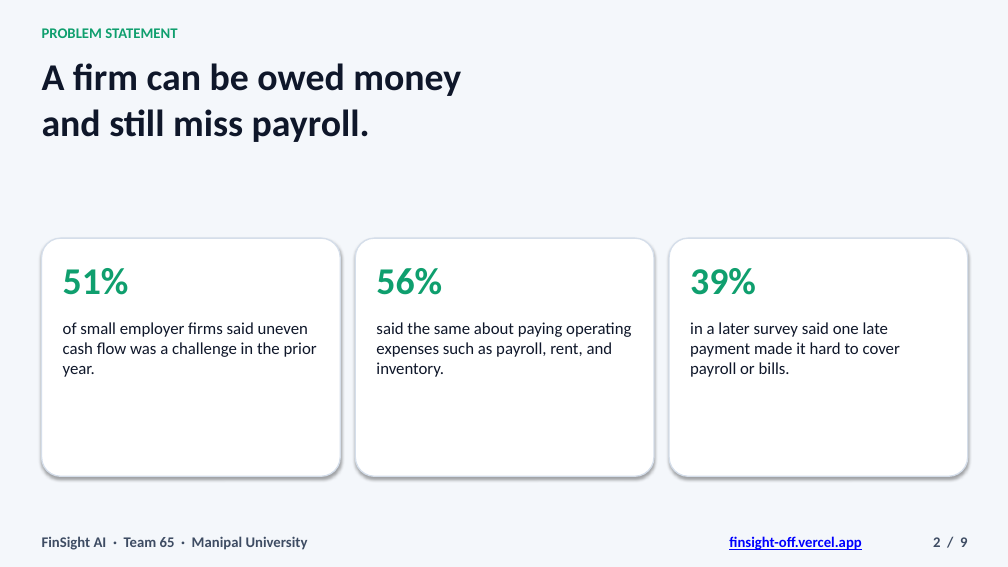
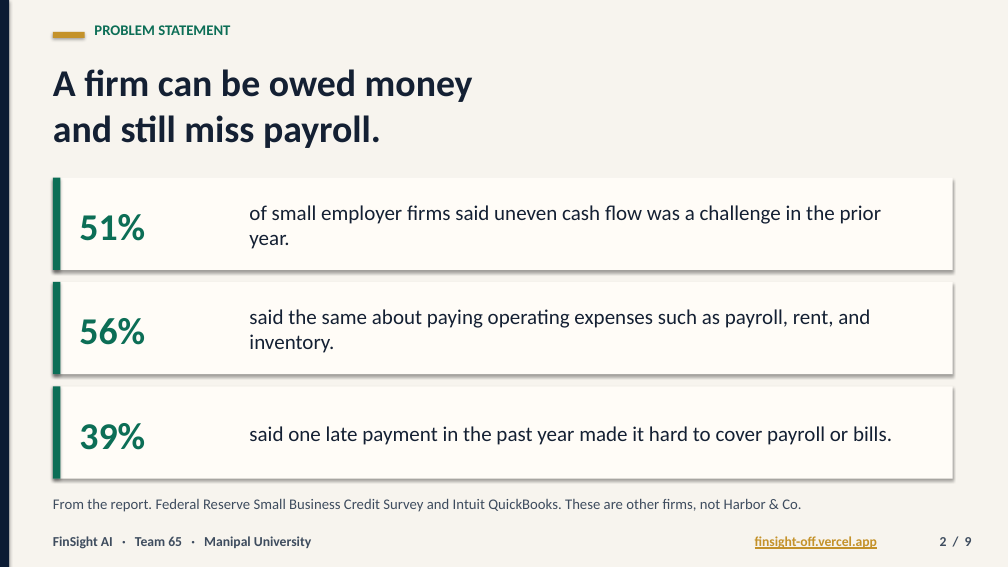
Before and after one commit to Nancy20052020/finsight_off, a slide deck: slide 2 of public/FinSight.pptx. Drawn at 1008x567 pixels with LibreOffice and Linux fonts; fonts in the diff are those of the drawing. Boxes give left, top, right and bottom in pixels: in the first picture for what was removed or moved away, otherwise in the second. Text is boxed around its words. In the diff, an @@ line names an element or a change of style, - is before the commit and + after.

Commit message:
Rebuild the pitch deck as a sharp nine-slide presentation.
Title and closing slides name Amisha Singh and Nancy Verma, Manipal University, Team 65. The middle slides follow the report: the problem, what FinSight does, and how the calendar forecast beats repeating last month. Slides are text only, so they stay sharp.

```diff
--- a/public/FinSight.pptx
+++ b/public/FinSight.pptx
@@ rectangle at bbox=[0, 0, 1008, 567]: fill #F4F7FB to #F7F4EE @@
@@ rectangle added at bbox=[0, 0, 9, 567], fill #0B1B33 @@
@@ text "PROBLEM STATEMENT": place and size @@
-text "PROBLEM STATEMENT" at bbox=[42, 28, 177, 38]
+text "PROBLEM STATEMENT" at bbox=[94, 25, 230, 35]
@@ text "PROBLEM STATEMENT" at bbox=[94, 25, 230, 35]: text colour #0F9F6E to #0C6E56 @@
@@ text "A firm can be owed ...": place and size @@
-text "A firm can be owed ..." at bbox=[42, 63, 461, 142]
+text "A firm can be owed ..." at bbox=[53, 69, 473, 148]
@@ text "A firm can be owed ..." at bbox=[53, 69, 473, 148]: text colour #0F172A to #142033 @@
@@ rectangle added at bbox=[53, 32, 85, 38], fill #C4922A @@
@@ rectangle added at bbox=[53, 178, 953, 270], fill #FFFCF7 @@
@@ rectangle added at bbox=[53, 178, 60, 270], fill #0C6E56 @@
@@ text "51%": place and size @@
-text "51%" at bbox=[63, 268, 129, 295]
+text "51%" at bbox=[79, 214, 145, 241]
@@ text "of small employer firms said ..." at bbox=[249, 205, 882, 249]: size 16 to 20 pt, text colour #0F172A to #142033; vertical alignment top to middle @@
@@ text "of small employer firms said ...": place and size @@
-text "of small employer firms said ..." at bbox=[63, 322, 317, 377]
+text "of small employer firms said ..." at bbox=[249, 205, 882, 249]
@@ rounded rectangle removed at bbox=[42, 238, 340, 476] @@
@@ rounded rectangle removed at bbox=[355, 238, 654, 476] @@
@@ rounded rectangle removed at bbox=[669, 238, 968, 476] @@
@@ rectangle added at bbox=[53, 282, 953, 374], fill #FFFCF7 @@
@@ rectangle added at bbox=[53, 282, 60, 374], fill #0C6E56 @@
@@ text "said the same about paying ...": place and size @@
-text "said the same about paying ..." at bbox=[376, 322, 631, 377]
+text "said the same about paying ..." at bbox=[249, 309, 870, 353]
@@ text "said the same about paying ..." at bbox=[249, 309, 870, 353]: size 16 to 20 pt, text colour #0F172A to #142033; vertical alignment top to middle @@
@@ text "56%": place and size @@
-text "56%" at bbox=[376, 268, 442, 295]
+text "56%" at bbox=[79, 318, 145, 345]
@@ rectangle added at bbox=[53, 386, 953, 479], fill #FFFCF7 @@
@@ rectangle added at bbox=[53, 386, 60, 479], fill #0C6E56 @@
@@ text colour #0F9F6E to #0C6E56; vertical alignment top to middle in 3 elements at bbox=[79, 214, 145, 241], bbox=[79, 318, 145, 345], bbox=[79, 423, 145, 450] @@
@@ text "39%": place and size @@
-text "39%" at bbox=[690, 268, 756, 295]
+text "39%" at bbox=[79, 423, 145, 450]
@@ text "said one late payment in ..." at bbox=[249, 426, 892, 445]: vertical alignment top to middle @@
@@ text at bbox=[249, 426, 892, 445]: text changed; size 16 to 20 pt; text colour #0F172A to #142033 @@
-in a later survey said one late payment made it hard to cover payroll or bills.
+said one late payment in the past year made it hard to cover payroll or bills.
@@ text added at bbox=[53, 498, 801, 512], 14 pt, text #3E4C5E @@
+From the report. Federal Reserve Small Business Credit Survey and Intuit QuickBooks. These are other firms, not Harbor & Co.
@@ text "FinSight AI · Team 65 ...": place and size @@
-text "FinSight AI · Team 65 ..." at bbox=[42, 536, 308, 550]
+text "FinSight AI · Team 65 ..." at bbox=[53, 536, 311, 549]
@@ text "FinSight AI · Team 65 ..." at bbox=[53, 536, 311, 549]: size 14 to 13 pt, text colour #3E4C63 to #3E4C5E @@
@@ text "finsight-off.vercel.app": place and size @@
-text "finsight-off.vercel.app" at bbox=[729, 536, 861, 550]
+text "finsight-off.vercel.app" at bbox=[755, 536, 877, 549]
@@ text "finsight-off.vercel.app" at bbox=[755, 536, 877, 549]: size 14 to 13 pt, text colour #0000FF to #C4922A @@
@@ text "2 / 9" at bbox=[940, 537, 972, 546]: size 14 to 13 pt, text colour #3E4C63 to #3E4C5E @@
```
Also in this commit, not shown: 8 other slides changed, 1 other file.
